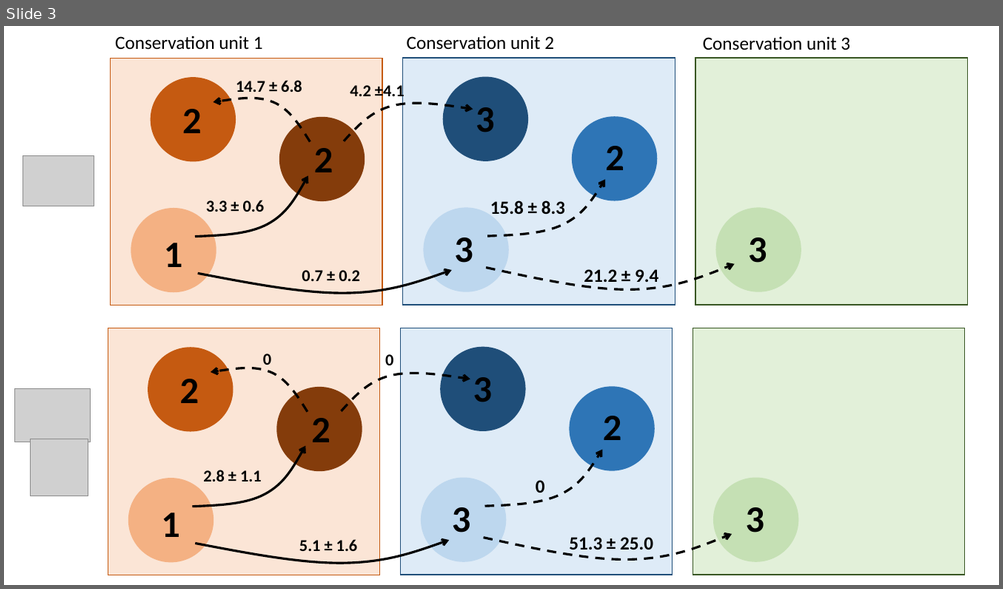
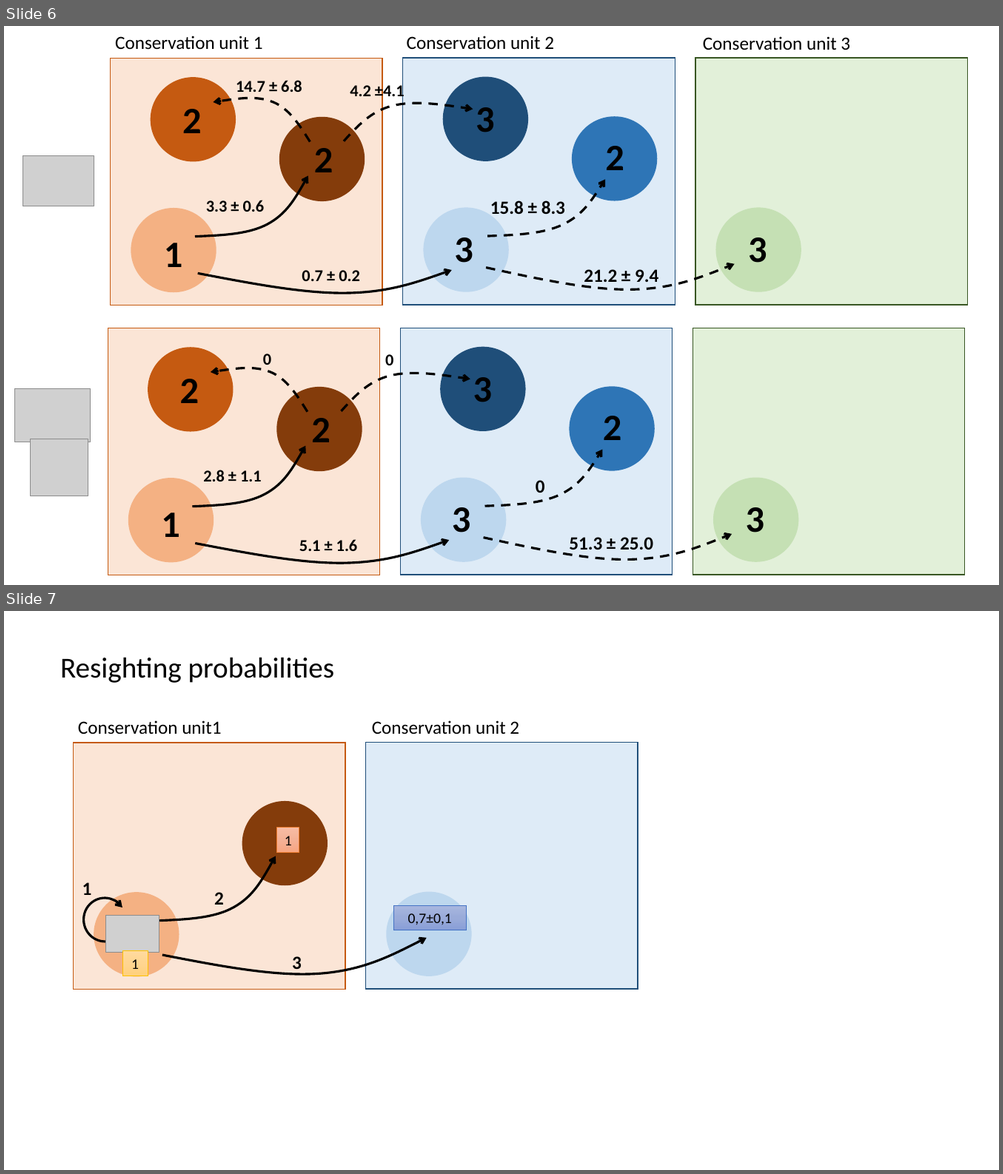
Before and after one commit to auponchon/GoldenLionTamarins, a slide deck: outputs/Figure_dispersal_probas.pptx. Shown one above the other, each under a label of ours: slide 3 before the commit, slides 6 and 7 after it. The pictures are 1003x589 and 1003x1174 pixels, drawn with LibreOffice and Linux fonts; fonts in the diff are those of the drawing; grey boxes stand for pictures. Boxes give left, top, right and bottom in pixels: in the first picture for what was removed or moved away, otherwise in the second. Text is boxed around its words. In the diff, an @@ line names an element or a change of style, - is before the commit and + after.

```diff
--- a/outputs/Figure_dispersal_probas.pptx
+++ b/outputs/Figure_dispersal_probas.pptx
@@ slide 7 added at bbox=[4, 611, 999, 1170], background #FFFFFF @@
@@ text added at bbox=[60, 657, 335, 683], 28 pt, text #000000 @@
+Resighting probabilities
@@ text added at bbox=[78, 721, 221, 735], 18 pt, text #000000 @@
+Conservation unit1
@@ text added at bbox=[372, 721, 519, 735], 18 pt, text #000000 @@
+Conservation unit 2
@@ rectangle added at bbox=[74, 742, 346, 989], fill #FBE5D6, outline #C55A11 1 pt @@
@@ rectangle added at bbox=[366, 742, 638, 989], fill #DEEBF7, outline #1F4E79 1 pt @@
@@ ellipse added at bbox=[242, 801, 327, 886], fill #843C0B @@
@@ rectangle added at bbox=[277, 827, 299, 853], fill gradient #F7BDA5 to #F5B196 to #F8A582, outline #ED7D31 0.5 pt, 14 pt, text #000000 @@
+1
@@ freeform shape added at bbox=[158, 857, 276, 921], outline #000000 2.25 pt @@
@@ arc (boxed as its full ellipse) added at bbox=[82, 896, 129, 944], outline #000000 2.25 pt @@
@@ text added at bbox=[82, 883, 92, 895], 18 pt, text #000000, bold @@
+1
@@ ellipse added at bbox=[94, 892, 179, 977], fill #F4B183 @@
@@ text added at bbox=[214, 892, 224, 905], 18 pt, text #000000, bold @@
+2
@@ ellipse added at bbox=[386, 892, 471, 977], fill #BDD7EE @@
@@ picture added at bbox=[105, 915, 159, 953] @@
@@ rectangle added at bbox=[393, 906, 466, 931], fill gradient #A8B7DF to #9AABD9 to #889ED7, outline #4472C4 0.5 pt, 14 pt, text #000000 @@
+0,7±0,1
@@ freeform shape added at bbox=[162, 938, 428, 982], outline #000000 2.25 pt @@
@@ rectangle added at bbox=[122, 951, 148, 977], fill gradient #FFDB9E to #FFD590 to #FFD07C, outline #FFC000 0.5 pt, 14 pt, text #000000 @@
+1
@@ text added at bbox=[292, 957, 301, 974], 18 pt, text #000000, bold @@
+3
@@ what was slide 3 is now slide 6 @@
```
Also in this commit, not shown: 1 slide changed, 5 other slides added, 5 other files.
